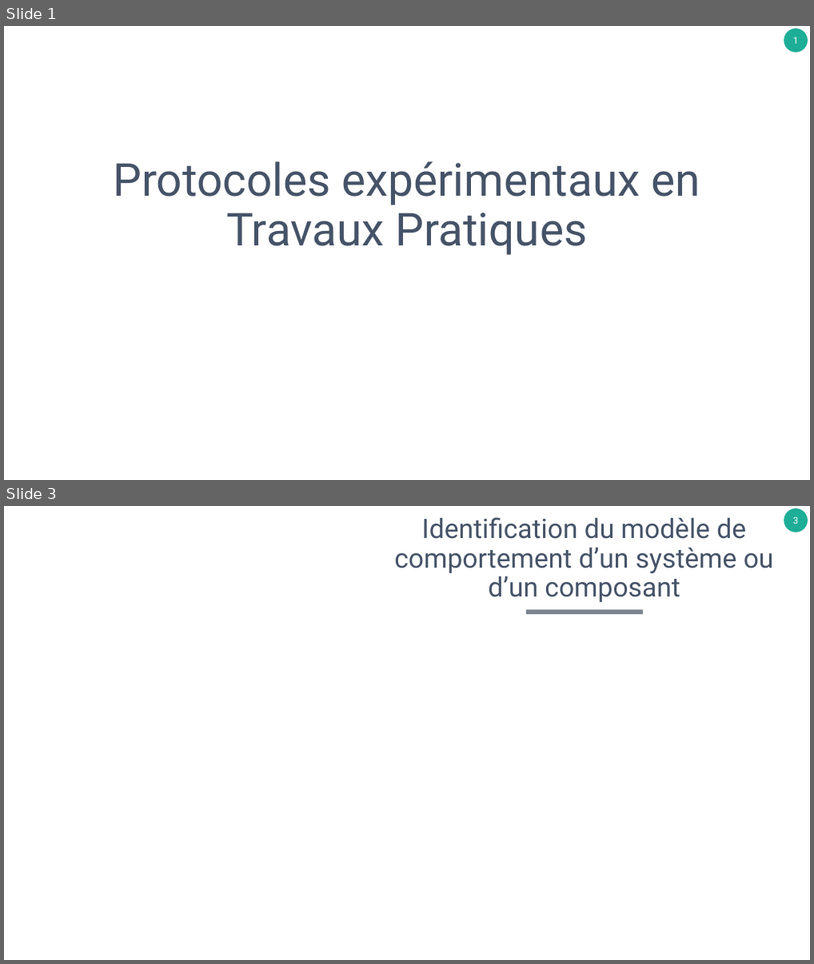
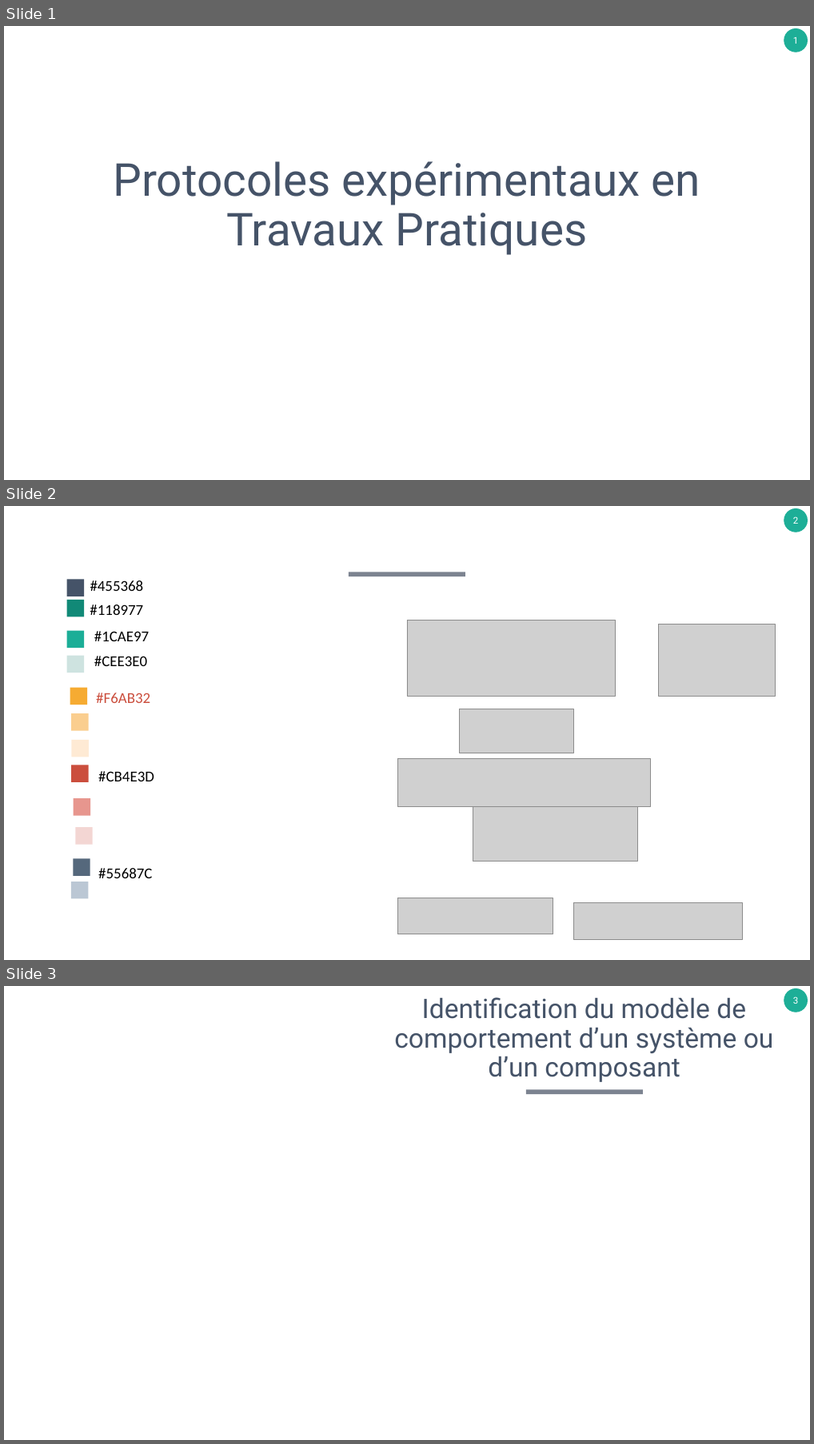
Before and after one commit to xpessoles/TP_Concours, a slide deck: B_Fiches_Protocoles/ProtocolesExpérimentaux.pptx. Shown one above the other, each under a label of ours: slides 1 and 3 before the commit, slides 1, 2 and 3 after it; the slides between them are not shown. The pictures are 814x964 and 814x1444 pixels, drawn with LibreOffice and Linux fonts; fonts in the diff are those of the drawing; grey boxes stand for pictures. Boxes give left, top, right and bottom in pixels: in the first picture for what was removed or moved away, otherwise in the second. Text is boxed around its words. In the diff, an @@ line names an element or a change of style, - is before the commit and + after.

```diff
--- a/B_Fiches_Protocoles/ProtocolesExpérimentaux.pptx
+++ b/B_Fiches_Protocoles/ProtocolesExpérimentaux.pptx
@@ slide 2 added at (4, 506, 810, 960), background #FFFFFF; not listed: 1 template element that a slide beside it also shows @@
@@ rectangle added at (349, 572, 466, 576), fill #7C8390 @@
@@ rectangle added at (67, 600, 84, 616), fill #118977 @@
@@ rectangle added at (67, 579, 84, 596), fill #455368 @@
@@ text added at (90, 580, 144, 591), 18 pt, text #000000 @@
+#455368
@@ text added at (90, 604, 143, 615), 18 pt, text #000000 @@
+#118977
@@ picture added at (407, 620, 616, 696) @@
@@ picture added at (658, 624, 776, 696) @@
@@ rectangle added at (67, 631, 84, 648), fill #1CAE97 @@
@@ text added at (94, 631, 149, 641), 18 pt, text #000000 @@
+#1CAE97
@@ rectangle added at (67, 656, 84, 672), fill #CEE3E0 @@
@@ text added at (94, 656, 147, 666), 18 pt, text #000000 @@
+#CEE3E0
@@ rectangle added at (70, 688, 87, 704), fill #F6AB32 @@
@@ text added at (96, 692, 150, 703), 18 pt, text #CB4E3D @@
+#F6AB32
@@ rectangle added at (71, 713, 88, 731), fill #FACE8F @@
@@ picture added at (460, 708, 574, 753) @@
@@ rectangle added at (72, 740, 89, 756), fill #FEEAD4 @@
@@ rectangle added at (71, 765, 88, 782), fill #CB4E3D @@
@@ picture added at (398, 758, 650, 806) @@
@@ text added at (98, 771, 154, 781), 18 pt, text #000000 @@
+#CB4E3D
@@ rectangle added at (74, 798, 90, 815), fill #E7968E @@
@@ picture added at (474, 806, 638, 860) @@
@@ rectangle added at (75, 828, 92, 844), fill #F3D6D3 @@
@@ rectangle added at (73, 859, 90, 876), fill #55687C @@
@@ rectangle added at (71, 881, 88, 898), fill #BBC7D4 @@
@@ text added at (98, 868, 152, 878), 18 pt, text #000000 @@
+#55687C
@@ picture added at (398, 898, 554, 934) @@
@@ picture added at (574, 902, 743, 939) @@
```
Also in this commit, not shown: 1 slide removed.
